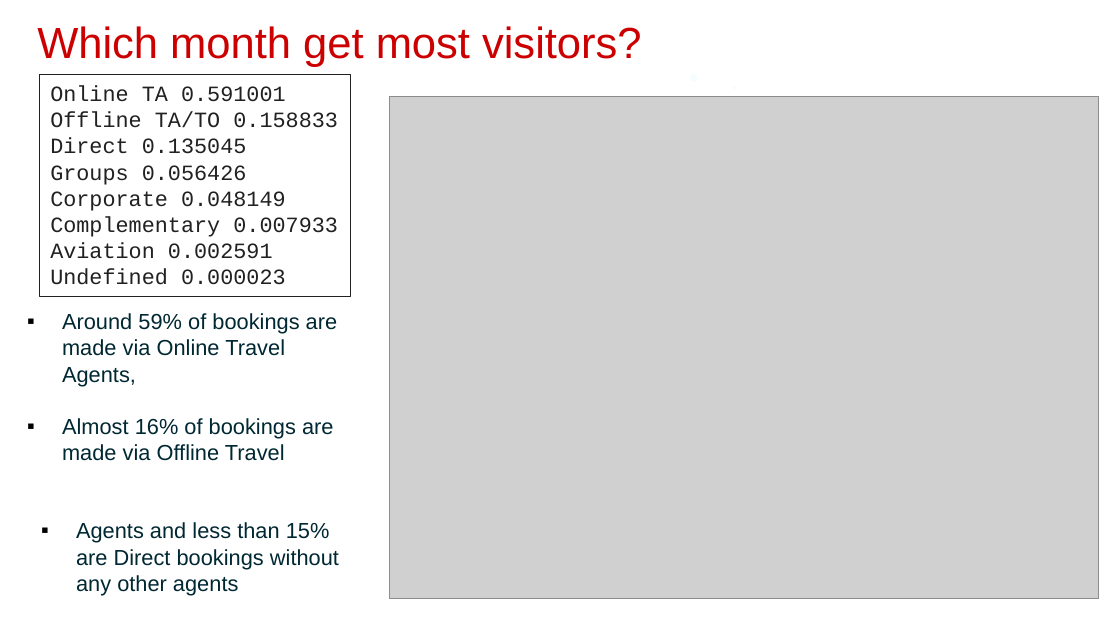
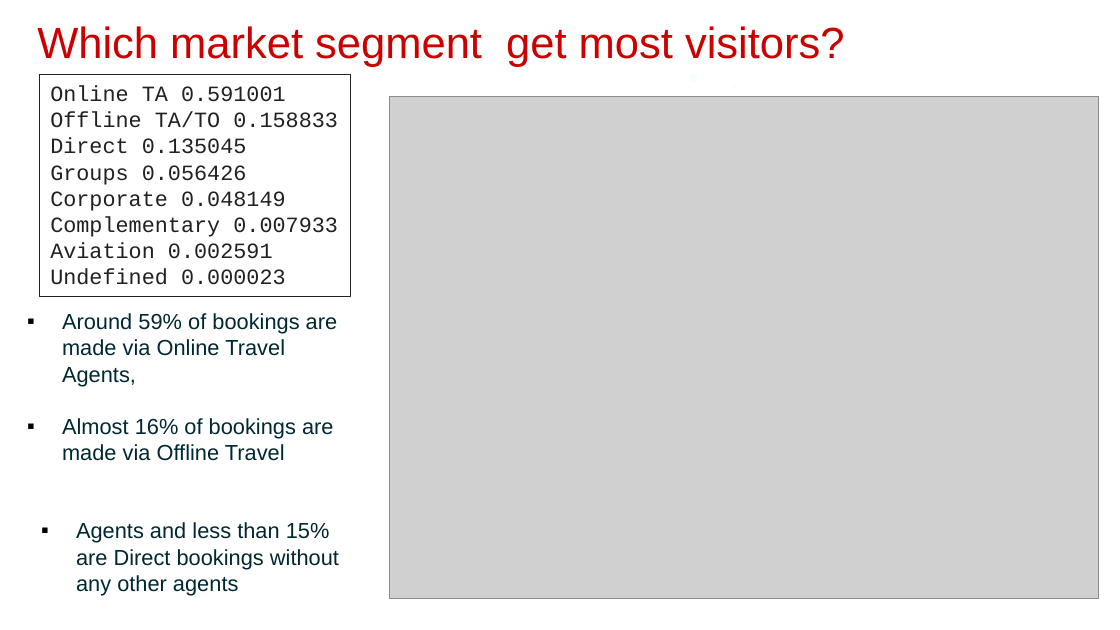
Before and after one commit to debashishdas40/-Hotel-Booking-EDA-data-analysis, a slide deck: slide 8 of Capstone Project_Hotel Booking Analysis_EDA analysis_Presentation.pptx. Drawn at 1120x630 pixels with LibreOffice and Linux fonts; fonts in the diff are those of the drawing; grey boxes stand for pictures; background and template pictures are left out. Boxes give left, top, right and bottom in pixels: in the first picture for what was removed or moved away, otherwise in the second. Text is boxed around its words. In the diff, an @@ line names an element or a change of style, - is before the commit and + after.

```diff
--- a/Capstone Project_Hotel Booking Analysis_EDA analysis_Presentation.pptx
+++ b/Capstone Project_Hotel Booking Analysis_EDA analysis_Presentation.pptx
@@ title at (37, 26, 845, 67): text changed @@
-Which month get most visitors?
+Which market segment get most visitors?
```
Also in this commit, not shown: 3 other slides changed, 1 slide added, 1 slide removed, 3 other files.
